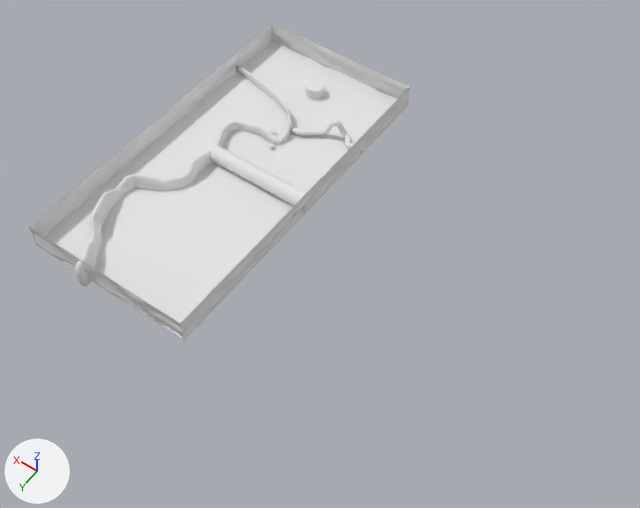
Renders of the OBJ model Assets/Levels/LevelTwoCurved.obj from each side of a commit.
Before and after are seen from a 50 mm lens placed at (-140.8, 148.6, 213.7), pointed at (-40.7, 8.5, -6.5). The axes (+X, +Y, +Z) are drawn at lower left. The lights are the same throughout. Where no turn or scale is listed for an object, it has been applied to the vertices.

The first picture shows 'LevelTwoCurved'.
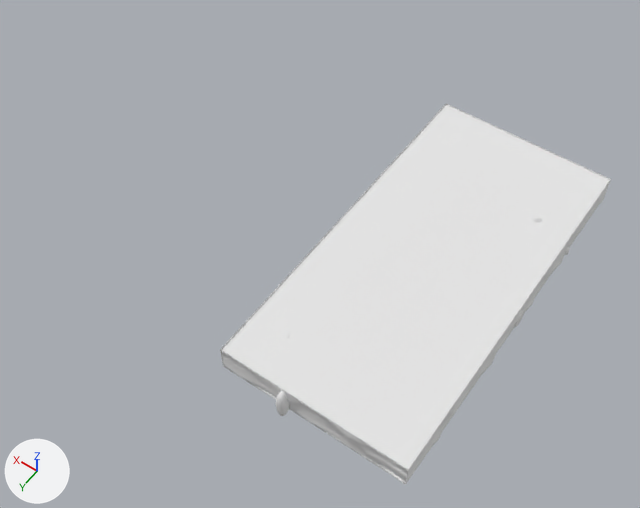
The change in detail:
me_leveltwocurved is used by ob_leveltwocurved; location (0.0, 0.0, 0.0).
me_leveltwocurved had 6749 vertices, 6690 faces and spanned x -31.1..31.9, y -60.3..62.7, z -4.7..8.1.
me_leveltwocurved now has 6870 vertices, 6790 faces and spans x -105.4..-42.4, y -60.3..62.7, z -8.6..8.5.
me_leveltwocurved part 1: the loose piece of 121 vertices spanning x -30.0..30.0, y -60.1..60.1, z 0.0 is moved by (-74.3, 0.0, 0.0).
me_leveltwocurved part 2: the loose piece of 416 vertices spanning x -30.9..-29.2, y -59.9..60.1, z -0.8..8.1 is moved by (-74.3, 0.0, 0.0).
me_leveltwocurved part 3: the loose piece of 416 vertices spanning x 29.3..30.5, y -59.9..60.1, z -0.8..8.1 is moved by (-74.3, 0.0, 0.0).
me_leveltwocurved part 4: the loose piece of 121 vertices spanning x -30.0..30.0, y -60.3..-58.9, z -0.9..8.0 is moved by (-74.3, 0.0, 0.0).
me_leveltwocurved part 5: the loose piece of 121 vertices spanning x -30.0..30.0, y 58.8..60.8, z -0.9..8.0 is moved by (-74.3, 0.0, 0.0).
me_leveltwocurved part 6: the loose piece of 121 vertices spanning x -30.0..30.0, y -60.1..60.1, z 0.0 is copied, and the copy is scaled about its middle by (1, -1, -1.05), then moved by (-74.3, 0.0, 7.5); it spans x -104.3..-44.3, y -60.1..60.1, z 7.5.
me_leveltwocurved part 7: the loose piece of 2202 vertices spanning x -6.0..31.9, y -39.5..62.7, z -4.7..7.6 is moved by (-74.3, 0.0, 0.0).
me_leveltwocurved part 8: the loose piece of 42 vertices spanning x -30.6..8.0, y -2.7..2.7, z -0.3..5.6 is moved by (-74.3, 0.0, 0.0).
me_leveltwocurved part 9: the loose piece of 42 vertices spanning x -3.2..3.2, y -48.4..-42.0, z -0.4..3.9 is moved by (-74.3, 0.0, 0.0).
me_leveltwocurved part 10: a new loose piece of 2122 vertices spanning x -105.4..-75.4, y -33.6..-23.9, z -8.6..8.5, in mat_initialshadinggroup (white #e7e7e7).
me_leveltwocurved part 11: the loose piece of 2122 vertices spanning x -31.1..-1.1, y -33.6..-23.9, z -4.6..7.4 is deleted.

Boxes (x1, y1, x2, y2) around the edits, measured in the pictures (640 x 508 px; the box of a moved part takes in the faces that stretch with it):
'LevelTwoCurved', reshaped (20% taller): before (29, 23, 410, 340); after (220, 104, 611, 485)
part 1 of me_leveltwocurved, moved or reshaped: before (45, 41, 398, 339); after (256, 337, 507, 483)
part 2 of me_leveltwocurved, moved or reshaped: before (180, 87, 410, 340); after (406, 181, 610, 483)
part 3 of me_leveltwocurved, moved or reshaped: before (29, 23, 273, 243); after (220, 104, 446, 364)
part 4 of me_leveltwocurved, moved or reshaped: before (272, 24, 409, 99); after (446, 104, 611, 180)
part 5 of me_leveltwocurved, moved or reshaped: before (30, 227, 184, 340); after (220, 349, 408, 485)
part 6 of me_leveltwocurved, added: after (220, 105, 610, 471)
part 7 of me_leveltwocurved, moved or reshaped: before (75, 65, 292, 287); after (276, 329, 290, 416)
part 8 of me_leveltwocurved, moved or reshaped: before (210, 145, 314, 212); after (514, 309, 525, 327)
part 9 of me_leveltwocurved, moved or reshaped (not visible afterwards): before (305, 79, 324, 100)
part 10 of me_leveltwocurved, added: after (532, 217, 570, 255)
part 11 of me_leveltwocurved, deleted: before (290, 120, 366, 152)
